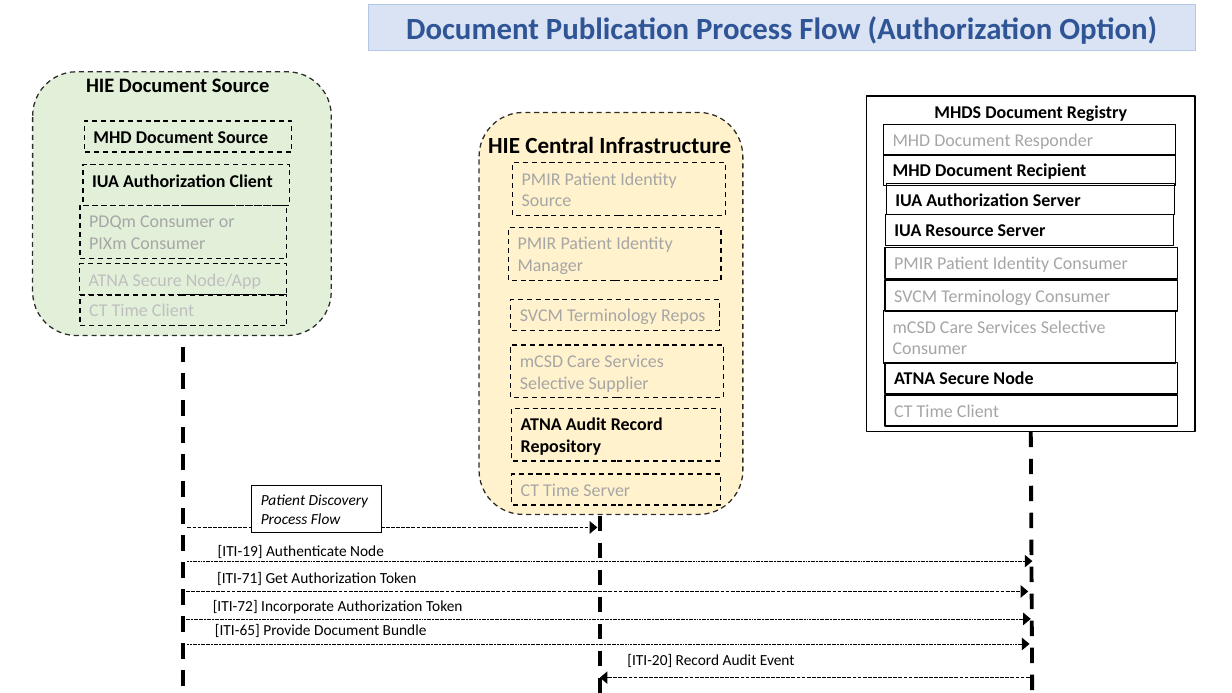
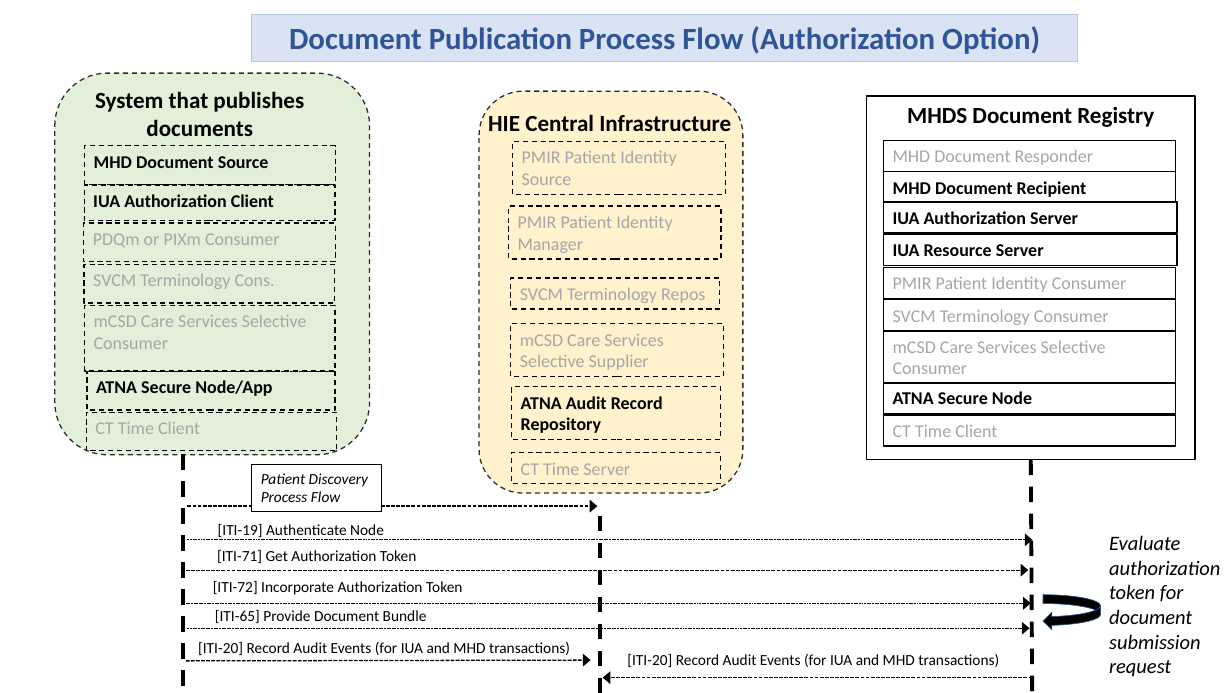
Before and after one commit to IHE/IT-Infrastructure, a slide deck: slide 4 of MHDS/MHDS-alt-actorDiagram-and-processFlows.pptx. Drawn at 1232x693 pixels with LibreOffice and Linux fonts; fonts in the diff are those of the drawing. Boxes give left, top, right and bottom in pixels: in the first picture for what was removed or moved away, otherwise in the second. Text is boxed around its words. In the diff, an @@ line names an element or a change of style, - is before the commit and + after.

```diff
--- a/MHDS/MHDS-alt-actorDiagram-and-processFlows.pptx
+++ b/MHDS/MHDS-alt-actorDiagram-and-processFlows.pptx
@@ rectangle "Document Publication Process Flow (Authorization ...": place and size @@
-rectangle "Document Publication Process Flow (Authorization ..." at bbox=[369, 4, 1195, 50]
+rectangle "Document Publication Process Flow (Authorization ..." at bbox=[251, 15, 1078, 61]
@@ rounded rectangle: place and size @@
-rounded rectangle at bbox=[32, 72, 331, 335]
+rounded rectangle at bbox=[55, 73, 370, 455]
@@ text removed at bbox=[86, 78, 270, 92] @@
-HIE Document Source
@@ text added at bbox=[95, 91, 304, 136], 18 pt, text #000000, bold @@
+System that publishes documents
@@ rectangle "MHDS Document Registry": place and size @@
-rectangle "MHDS Document Registry" at bbox=[867, 96, 1195, 433]
+rectangle "MHDS Document Registry" at bbox=[867, 96, 1195, 460]
@@ rectangle "MHDS Document Registry" at bbox=[867, 96, 1195, 460]: size 14 to 18 pt @@
@@ rectangle "MHD Document Source": place and size @@
-rectangle "MHD Document Source" at bbox=[84, 121, 292, 152]
+rectangle "MHD Document Source" at bbox=[84, 146, 335, 185]
@@ rectangle "MHD Document Responder": place and size @@
-rectangle "MHD Document Responder" at bbox=[884, 125, 1176, 156]
+rectangle "MHD Document Responder" at bbox=[884, 140, 1176, 172]
@@ rectangle "IUA Authorization Client": place and size @@
-rectangle "IUA Authorization Client" at bbox=[83, 165, 290, 205]
+rectangle "IUA Authorization Client" at bbox=[84, 185, 335, 221]
@@ rectangle "IUA Authorization Server": place and size @@
-rectangle "IUA Authorization Server" at bbox=[886, 184, 1175, 215]
+rectangle "IUA Authorization Server" at bbox=[884, 201, 1177, 233]
@@ rectangle "PDQm or PIXm Consumer": place and size @@
-rectangle "PDQm or PIXm Consumer" at bbox=[80, 205, 287, 258]
+rectangle "PDQm or PIXm Consumer" at bbox=[84, 223, 335, 262]
@@ text in rectangle at bbox=[93, 233, 280, 247]: text changed @@
-PDQm Consumer or
-PIXm Consumer
+PDQm or PIXm Consumer
@@ rectangle "IUA Resource Server": place and size @@
-rectangle "IUA Resource Server" at bbox=[885, 214, 1174, 246]
+rectangle "IUA Resource Server" at bbox=[884, 234, 1177, 265]
@@ rectangle added at bbox=[84, 264, 335, 303], outline #000000 1 pt dashed, 14 pt, text #A6A6A6 @@
+SVCM Terminology Cons.
@@ rectangle added at bbox=[84, 305, 335, 371], outline #000000 1 pt dashed, 14 pt, text #A6A6A6 @@
+mCSD Care Services Selective Consumer
@@ rectangle "ATNA Secure Node/App": place and size @@
-rectangle "ATNA Secure Node/App" at bbox=[79, 264, 287, 296]
+rectangle "ATNA Secure Node/App" at bbox=[87, 372, 335, 410]
@@ rectangle "ATNA Secure Node/App" at bbox=[87, 372, 335, 410]: text colour #BFBFBF to #000000, bold on @@
@@ 6 rectangles: place and size @@
-6 rectangles at bbox=[884, 154, 1177, 427]
+6 rectangles at bbox=[884, 172, 1176, 446]
@@ rectangle "CT Time Client": place and size @@
-rectangle "CT Time Client" at bbox=[80, 295, 287, 326]
+rectangle "CT Time Client" at bbox=[86, 412, 336, 451]
@@ rectangle "CT Time Client" at bbox=[86, 412, 336, 451]: text colour #BFBFBF to #A6A6A6 @@
@@ line moved from (1031, 432) - (1032, 693) to (1031, 460) - (1032, 693) @@
@@ text added at bbox=[1109, 535, 1220, 677], 16 pt, text #000000, italic @@
+Evaluate authorization token for document submission request
@@ 7 rectangles, 4 texts, 3 arrows, 1 rounded rectangle: place and size @@
-7 rectangles, 4 texts, 3 arrows, 1 rounded rectangle at bbox=[186, 113, 1032, 614]
+7 rectangles, 4 texts, 3 arrows, 1 rounded rectangle at bbox=[186, 91, 1032, 595]
@@ curved right arrow added at bbox=[1043, 595, 1101, 630], fill #000000, outline #325491 0.5 pt @@
@@ 2 arrows, 1 text: place and size @@
-2 arrows, 1 text at bbox=[186, 619, 1031, 644]
+2 arrows, 1 text at bbox=[186, 604, 1031, 628]
@@ text added at bbox=[198, 642, 570, 655], 12 pt, text #000000 @@
+[ITI-20] Record Audit Events (for IUA and MHD transactions)
@@ text at bbox=[627, 654, 999, 667]: text changed @@
-[ITI-20] Record Audit Event
+[ITI-20] Record Audit Events (for IUA and MHD transactions)
@@ arrow added from (186, 661) to (591, 660), #000000 1 pt dashed @@
```
Also in this commit, not shown: 5 other slides changed, 2 slides added, 4 other files.
